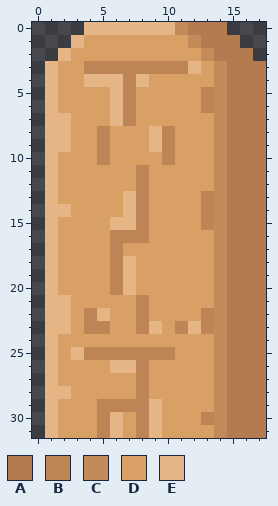
A pixel-art sprite gets an edit: sprites/images/spoint_0.png. This is how it looked before the edit.
The file is 72x128 pixels, drawn in blocks of 4x4; one block is one cell here.
Palette (. is transparent): A #b47b51  B #bd8456  C #c48b5a  D #d9a066  E #e6b586
Pixels before, first column x 1:
 0 ...EEEEEEECAAA...
 1 ..EDDDDDDDDCAAA..
 2 .EDDDDDDDDDDCAAA.
 3 EDDBBBBBBBBEDCAAA
 4 EDDEEEBEDDDDDCAAA
 5 EDDDDEBDDDDDBCAAA
 6 EDDDDEBDDDDDBCAAA
 7 EEDDDEBDDDDDDCAAA
 8 EEDDBDDDEBDDDCAAA
 9 EEDDBDDDEBDDDCAAA
10 EDDDBDDDDBDDDCAAA
11 EDDDDDDBDDDDDCAAA
12 EDDDDDDBDDDDDCAAA
13 EDDDDDEBDDDDBCAAA
14 EEDDDDEBDDDDBCAAA
15 EDDDDEEBDDDDBCAAA
16 EDDDDBBBDDDDDCAAA
17 EDDDDBDDDDDDDCAAA
18 EDDDDBEDDDDDDCAAA
19 EDDDDBEDDDDDDCAAA
20 EDDDDBEDDDDDDCAAA
21 EEDDDDDBDDDDDCAAA
22 EEDBEDDBDDDDBCAAA
23 EEDBBDDBEDBEBCAAA
24 EDDDDDDDDDDDDCAAA
25 EDEBBBBBBBDDDCAAA
26 EDDDDEEBDDDDDCAAA
27 EDDDDDDBDDDDDCAAA
28 EEDDDDDBDDDDDCAAA
29 EDDDBBBBEDDDDCAAA
30 EDDDBEDBEDDDBCAAA
31 EDDDBEDBEDDDDCAAA
After the commit:
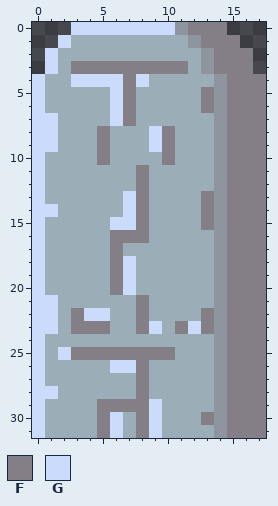
Colours new in this view: F #847e87  G #cbdbfc
The edit:
colour C: #c48b5a -> #8f959f
colour D: #d9a066 -> #9badb7
y 0: x 3..10 .EEEEEEE -> GGGGGGGG; x 12..14 AAA -> FFF
y 1: x 2..3 .E -> GD; x 13..15 AAA -> FFF
y 2: x 1..2 .E -> GD; x 14..16 AAA -> FFF
y 3: x 1 E -> G; x 3..17 DBBBBBBBBEDCAAA -> FFFFFFFFFDCFFF.
y 4: x 0..1 .E -> GD; x 3..8 DEEEBE -> GGGGFG; x 15..17 AAA -> FFF
y 5..6: x 0..1 .E -> GD; x 6..7 EB -> GF; x 13 B -> F; x 15..17 AAA -> FFF
y 7: x 0..2 .EE -> GGD; x 6..7 EB -> GF; x 15..17 AAA -> FFF
y 8..9: x 0..2 .EE -> GGD; x 5 B -> F; x 9..10 EB -> GF; x 15..17 AAA -> FFF
y 10: x 0..1 .E -> GD; x 5 B -> F; x 10 B -> F; x 15..17 AAA -> FFF
y 11..12: x 0..1 .E -> GD; x 8 B -> F; x 15..17 AAA -> FFF
y 13: x 0..1 .E -> GD; x 7..8 EB -> GF; x 13 B -> F; x 15..17 AAA -> FFF
y 14: x 0..2 .EE -> GGD; x 7..8 EB -> GF; x 13 B -> F; x 15..17 AAA -> FFF
y 15: x 0..1 .E -> GD; x 6..8 EEB -> GGF; x 13 B -> F; x 15..17 AAA -> FFF
y 16: x 0..1 .E -> GD; x 6..8 BBB -> FFF; x 15..17 AAA -> FFF
y 17: x 0..1 .E -> GD; x 6 B -> F; x 15..17 AAA -> FFF
y 18..20: x 0..1 .E -> GD; x 6..7 BE -> FG; x 15..17 AAA -> FFF
y 21: x 0..2 .EE -> GGD; x 8 B -> F; x 15..17 AAA -> FFF
y 22: x 0..5 .EEDBE -> GGDFGG; x 8 B -> F; x 13 B -> F; x 15..17 AAA -> FFF
y 23: x 0..5 .EEDBB -> GGDFFF; x 8..9 BE -> FG; x 11..13 BEB -> FGF; x 15..17 AAA -> FFF
y 24: x 0..1 .E -> GD; x 15..17 AAA -> FFF
y 25: x 0..10 .EDEBBBBBBB -> GDGFFFFFFFF; x 15..17 AAA -> FFF
y 26: x 0..1 .E -> GD; x 6..8 EEB -> GGF; x 15..17 AAA -> FFF
y 27: x 0..1 .E -> GD; x 8 B -> F; x 15..17 AAA -> FFF
y 28: x 0..2 .EE -> GGD; x 8 B -> F; x 15..17 AAA -> FFF
y 29: x 0..1 .E -> GD; x 5..9 BBBBE -> FFFFG; x 15..17 AAA -> FFF
y 30: x 0..1 .E -> GD; x 5..6 BE -> FG; x 8..9 BE -> FG; x 13 B -> F; x 15..17 AAA -> FFF
y 31: x 0..1 .E -> GD; x 5..6 BE -> FG; x 8..9 BE -> FG; x 15..17 AAA -> FFF
Changed places in both pictures, as pixel boxes (x1, y1, x2, y2):
changed: (32, 22, 266, 438)
